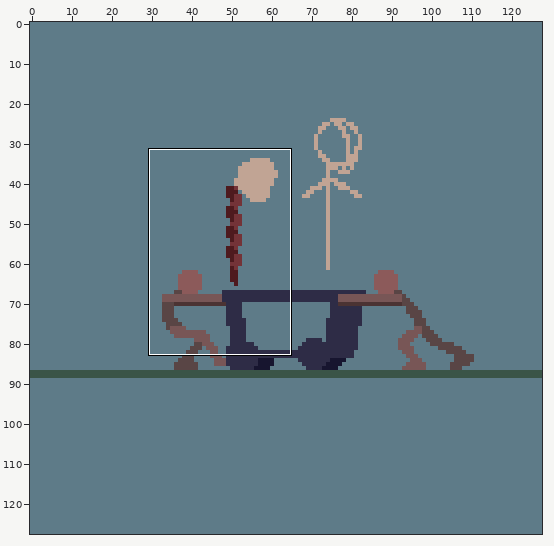
Pixel-art file -- Assets/Graphics/Characters/fanart.aseprite. Above: a wide view before the commit, with the close-up outlined.
Close-up. Earlier state:
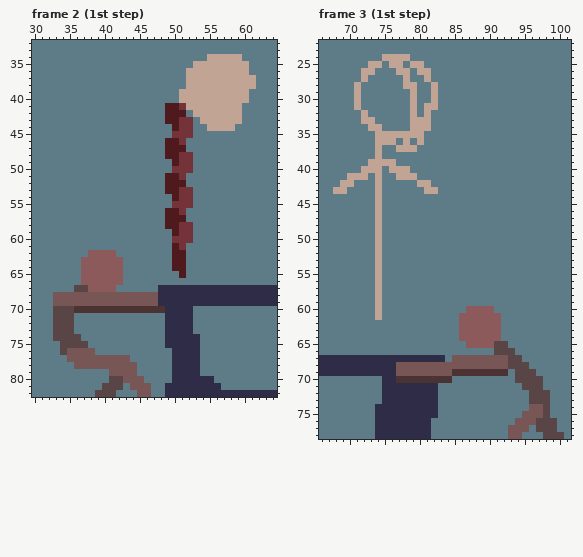
128x128 pixels, 17 frames. Shown: frame 2 (1st step): x 30..64, y 32..82; frame 3 (1st step): x 66..101, y 22..78. The commit also changed other frames or places, which this record leaves out.
After:
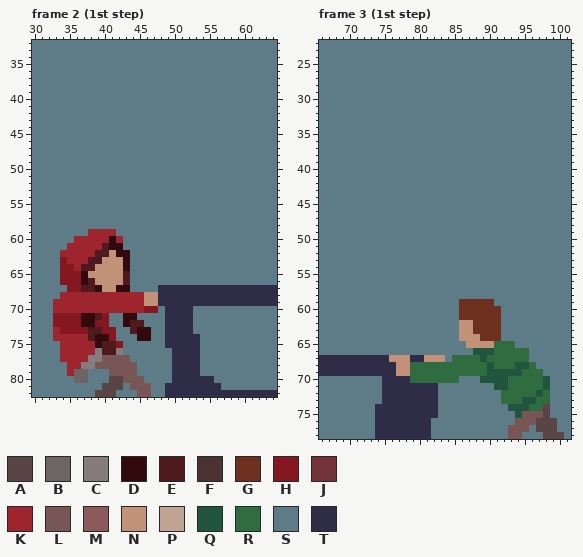
Palette (. is transparent): A #594545  B #6d6465  C #867c7d  D #32090c  E #4e1a1e  F #4b3333  G #6e301e  H #84171f  J #743338  K #9e242d  L #785656  M #8c5a5a  N #c29278  P #c1a494  Q #21553d  R #2f6d40  S #5e7b88  T #2e2c46
What changed:
layer "trash/Layer 1" now hidden
layer "trash/Layer 3" now hidden
layer "trash/Layer 1 #2" now hidden
Changed rows in their new state; - is an unchanged pixel.
Frame 2 (1st step):
first column x 33:
34 ----------------------SSSSS--
35 --------------------SSSSSSSS-
36 -------------------SSSSSSSSS-
37 -------------------SSSSSSSSSS
38 -------------------SSSSSSSSSS
39 ------------------SSSSSSSSSS-
40 ------------------SSSSSSSSSS-
41 ----------------SSSSSSSSSSS--
42 ----------------SSS-SSSSSSS--
43 ----------------SSSS-SSSSSS--
44 -----------------SSS--SSSS---
45 -----------------SSS---------
46 ----------------SSS----------
47 ----------------SSS----------
48 ----------------SSSS---------
49 -----------------SSS---------
50 -----------------SSS---------
51 ----------------SSS----------
52 ----------------SSS----------
53 ----------------SSSS---------
54 -----------------SSS---------
55 -----------------SSS---------
56 ----------------SSS----------
57 ----------------SSS----------
58 ----------------SSSS---------
59 -----KKKK--------SSS---------
60 ---KKKKKDK-------SSS---------
61 --KKKKKEDD-------SS----------
62 -KKKKKEENDD------SS----------
63 -HKKKEENNND------SS----------
64 -HHKEENNNND------SS----------
65 -HHHDNNNNNE-------S----------
66 -HHHDENNNNE------------------
67 --HHEEDNNDD------------------
68 SKKKKKKKKKKKKNN--------------
69 KKKKKKKKKKKKKNN--------------
70 KKKKKKKKKKKKKHHS-------------
71 HHHHDDEH--DD-----------------
72 HHHHDDHH--DEE----------------
73 KHHHHEEHH--EDD---------------
74 KKKKKEDDH---DD---------------
75 -KKKKKDEEH-------------------
76 -KKKKKCEEC-------------------
77 -KKKKCC----------------------
78 --KKCC-----------------------
79 --KBB------------------------
80 ---BB------------------------
Frame 3 (1st step):
first column x 68:
24 -------SSSS--------------------
25 -----SS-SS-SS------------------
26 ----SS---SS-SS-----------------
27 ----S-----S--S-----------------
28 ---S------SS--S----------------
29 ---S-------S--S----------------
30 ---S-------S--S----------------
31 ---S-------S-SS----------------
32 ----S------S-S-----------------
33 ----SS-----SSS-----------------
34 -----SS----SSS-----------------
35 ------SSSSSSS------------------
36 ------SSS-S-S------------------
37 ------S--SSS-------------------
38 ------S------------------------
39 -----SSSS----------------------
40 ----SSS-SSS--------------------
41 --SSS-S--SSS-------------------
42 -SS---S-----SS-----------------
43 SS----S------SS----------------
44 ------S------------------------
45 ------S------------------------
46 ------S------------------------
47 ------S------------------------
48 ------S------------------------
49 ------S------------------------
50 ------S------------------------
51 ------S------------------------
52 ------S------------------------
53 ------S------------------------
54 ------S------------------------
55 ------S------------------------
56 ------S------------------------
57 ------S------------------------
58 ------S------------------------
59 ------S-----------GGGGG--------
60 ------S-----------GGGGGG-------
61 ------S-----------GGGGGG-------
62 ------------------NNGGGG-------
63 ------------------NNGGGG-------
64 ------------------NNNGGG-------
65 -------------------NNNNRRR-----
66 --------------------QQQRRRRR---
67 --------NNN--NNN-RRRRQRRRRRR---
68 ---------NNRRRRRRRRRRRQRRRQQR--
69 ---------NNRRRRRRRRRRRQQQQQRRR-
70 ---------TTRRRRRRR---QQQQRRRRRQ
71 -----------------------QQRRRRRQ
72 ------------------------RRRRRQR
73 ------------------------RRRQQRR
74 -------------------------QQQRR-
75 --------------------------Q----
